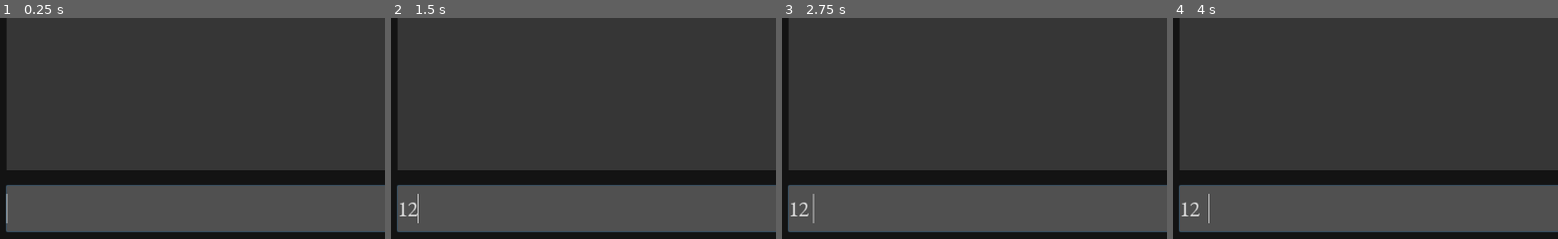
Above: before the commit, frames 1-4 (left to right).
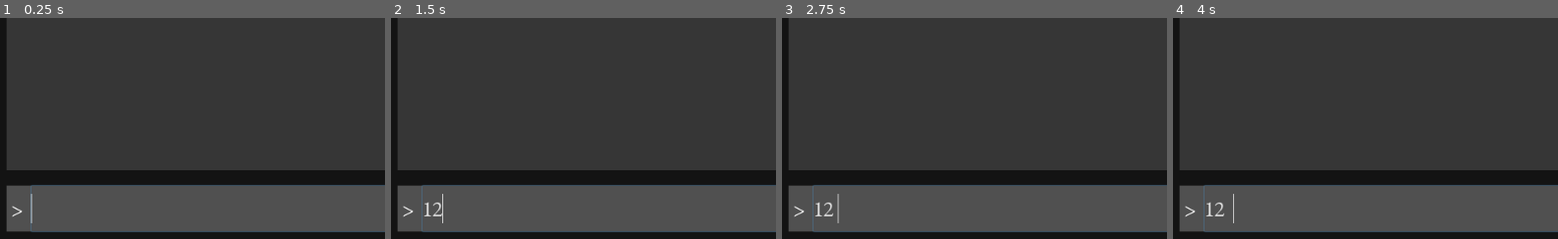
Above: after the commit, the same moments.

Repository: philipuriarte/Godot-Retro-Text-Adventure-Tutorial
Game: Godot game, scene res://game.tscn
Same seed, same stepped clock (60 frames per second), same inputs: the game is played once before the commit and once after it.
Inputs (mouse positions are % of the whole screen's width and height, from its top left):
- Up to frame 1 (0.25 s): no input
- Up to frame 2 (1.5 s): click (50, 93) at 0.52 s; type "12" at 0.6 s; tap Enter at 1.25 s
- Up to frame 3 (2.75 s): tap Space at 2 s
- Up to frame 4 (4 s): tap Enter at 2.75 s; tap Space at 3.5 s
The pictures show only the part of the screen within x 0-50%, y 50-100%; the shares and areas given below are measured in that part.

The runs differ from the first frame. In frame 1, 0.3% of the frame differs, in the area x 1-9%, y 75-97%; in frame 2, 0.5%; in frame 3, 0.5%, in the area x 1-15%, y 75-97%; in frame 4, 0.5%.

Commit message:
Add Caret node

Diff:
--- a/game.tscn
+++ b/game.tscn
@@ -55,7 +55,15 @@
 margin_right = 984.0
 margin_bottom = 60.0
 
+[node name="Caret" type="Label" parent="Background/MarginContainer/Rows/InputArea/HBoxContainer"]
+margin_top = 11.0
+margin_right = 28.0
+margin_bottom = 49.0
+custom_fonts/font = ExtResource( 2 )
+text = " > "
+
 [node name="Input" type="LineEdit" parent="Background/MarginContainer/Rows/InputArea/HBoxContainer"]
+margin_left = 32.0
 margin_right = 984.0
 margin_bottom = 60.0
 size_flags_horizontal = 3
